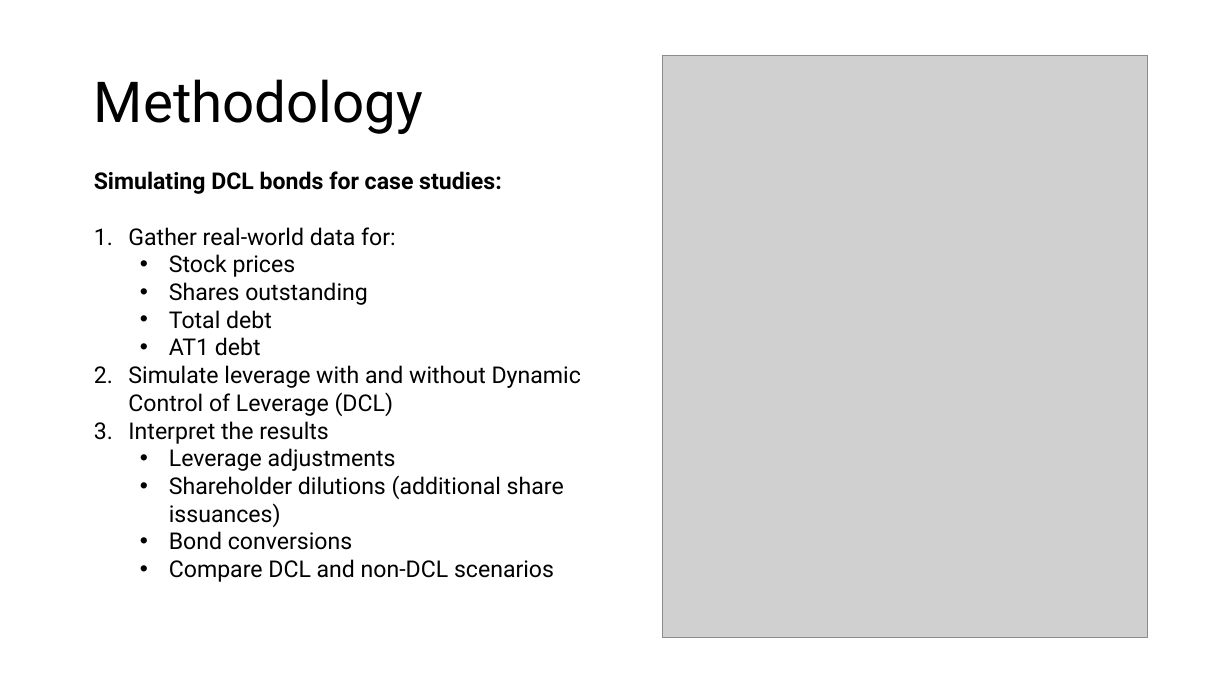
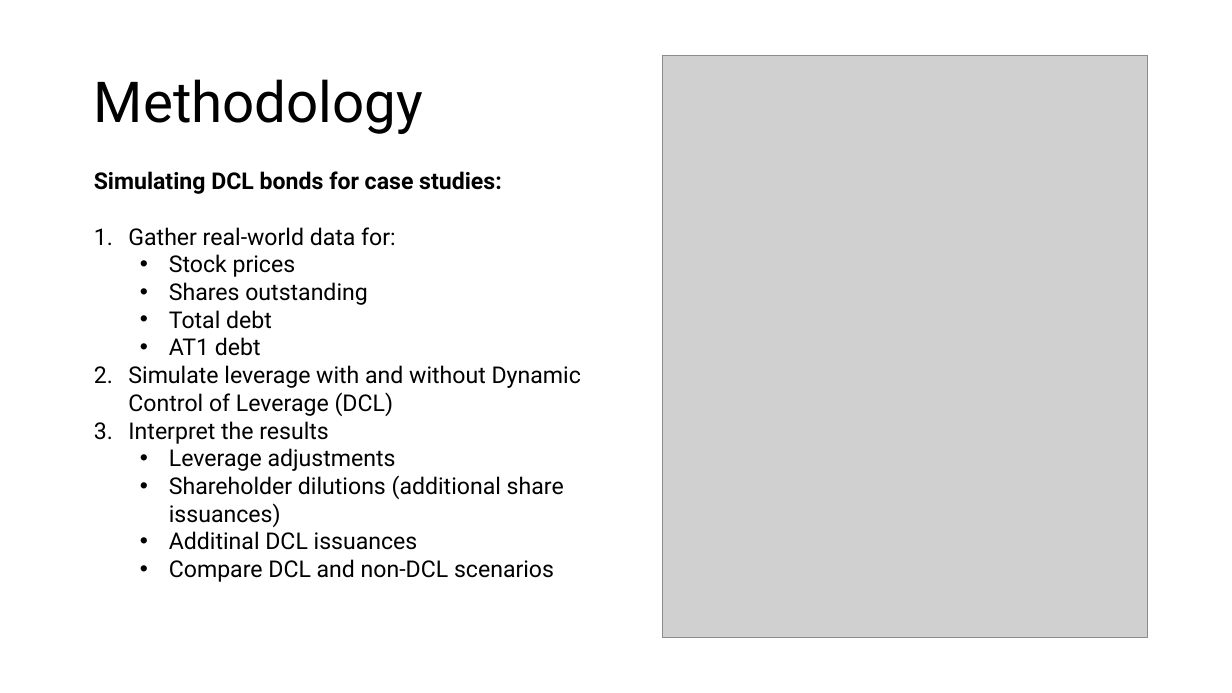
Before and after one commit to steinarb1234/DCL_coco_bond, a slide deck: slide 9 of Enhancing Bank Robustness through Dynamic Control of Leverage.pptx. Drawn at 1232x693 pixels with LibreOffice and Linux fonts; fonts in the diff are those of the drawing; grey boxes stand for pictures. Boxes give left, top, right and bottom in pixels: in the first picture for what was removed or moved away, otherwise in the second. Text is boxed around its words. In the diff, an @@ line names an element or a change of style, - is before the commit and + after.

```diff
--- a/Enhancing Bank Robustness through Dynamic Control of Leverage.pptx
+++ b/Enhancing Bank Robustness through Dynamic Control of Leverage.pptx
@@ text at bbox=[169, 531, 418, 550]: text changed @@
-  • Bond conversions
+  • Additinal DCL issuances
```
Also in this commit, not shown: 15 other slides changed, 3 slides added, 4 slides removed.
